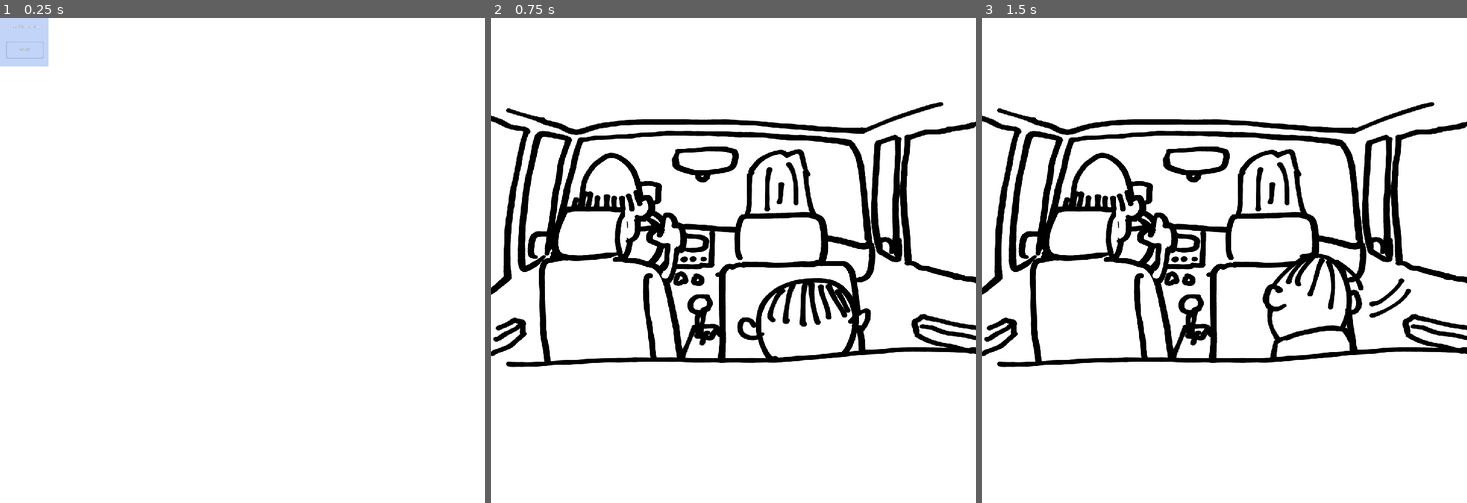
Above: before the commit, frames 1-3 (left to right).
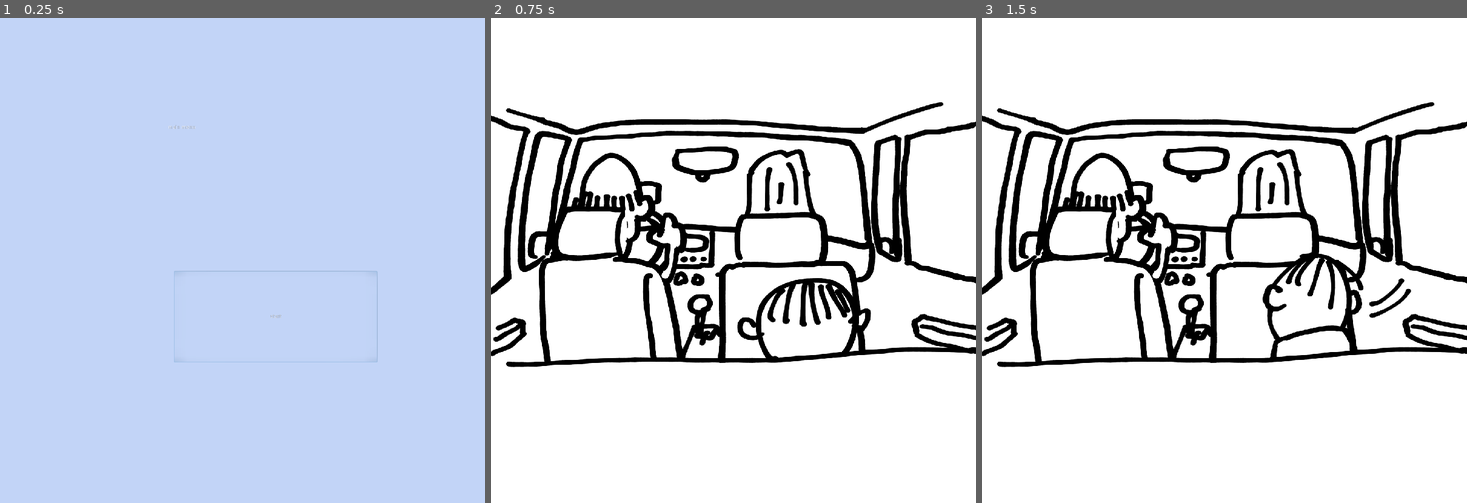
Above: after the commit, the same moments.

Repository: skarnl/godot--gwj48
Game: Godot game, scene res://screens/main_menu.tscn
Same seed, same stepped clock (60 frames per second), same inputs: the game is played once before the commit and once after it. This scene is started directly instead of the project's main scene.
Inputs:
- Up to frame 1 (0.25 s): no input
- Up to frame 2 (0.75 s): click "start" at 0.5 s
- Up to frame 3 (1.5 s): tap Enter (ui_accept) at 1.25 s

The runs differ from the first frame. In frame 1, 99% of the frame differs, in the area x 0-100%, y 0-100%; in frame 2, nothing differs; in frame 3, nothing differs.

Commit message:
Resize back to full size

Diff:
--- a/screens/main_menu.tscn
+++ b/screens/main_menu.tscn
@@ -11,23 +11,23 @@
 [node name="ColorRect" type="ColorRect" parent="."]
 anchor_right = 1.0
 anchor_bottom = 1.0
-margin_right = 88.0
-margin_bottom = 88.0
+margin_right = 1240.0
+margin_bottom = 1240.0
 color = Color( 0.419608, 0.596078, 0.929412, 0.407843 )
 
 [node name="Button" type="Button" parent="."]
-margin_left = 17.0
-margin_top = 62.0
-margin_right = 115.0
-margin_bottom = 106.0
+margin_left = 459.0
+margin_top = 668.0
+margin_right = 996.0
+margin_bottom = 909.0
 text = "start"
 flat = true
 
 [node name="Label" type="Label" parent="."]
-margin_left = 31.0
-margin_top = 16.0
-margin_right = 104.0
-margin_bottom = 30.0
+margin_left = 443.0
+margin_top = 282.0
+margin_right = 839.0
+margin_bottom = 358.0
 text = "main menu"
 
 [connection signal="mouse_entered" from="Button" to="." method="_on_Button_mouse_entered"]
--- a/screens/splash.tscn
+++ b/screens/splash.tscn
@@ -81,13 +81,13 @@
 modulate = Color( 1, 1, 1, 0 )
 anchor_right = 1.0
 anchor_bottom = 1.0
-margin_right = 128.0
-margin_bottom = 128.0
+margin_right = 1280.0
+margin_bottom = 1280.0
 color = Color( 0, 0, 0, 1 )
 
 [node name="Rakso" type="Sprite" parent="."]
-position = Vector2( 64, 64 )
-scale = Vector2( 0.28, 0.28 )
+position = Vector2( 640, 640 )
+scale = Vector2( 2, 2 )
 texture = ExtResource( 4 )
 hframes = 11
 vframes = 4
